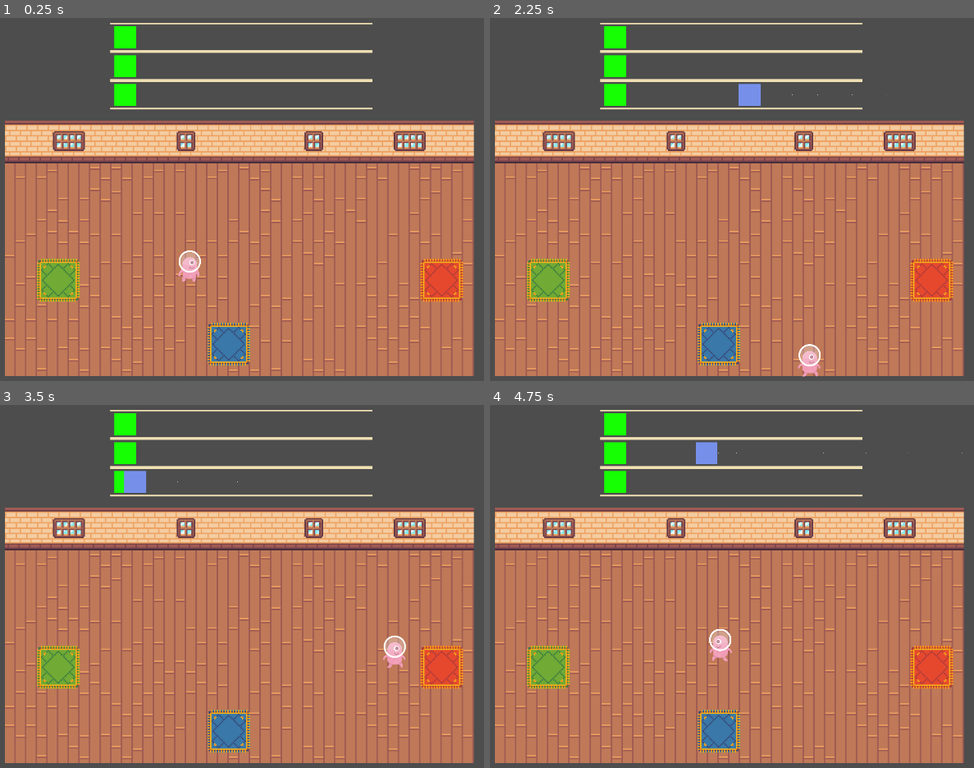
Above: before the commit, frames 1-4 (two rows, left to right).
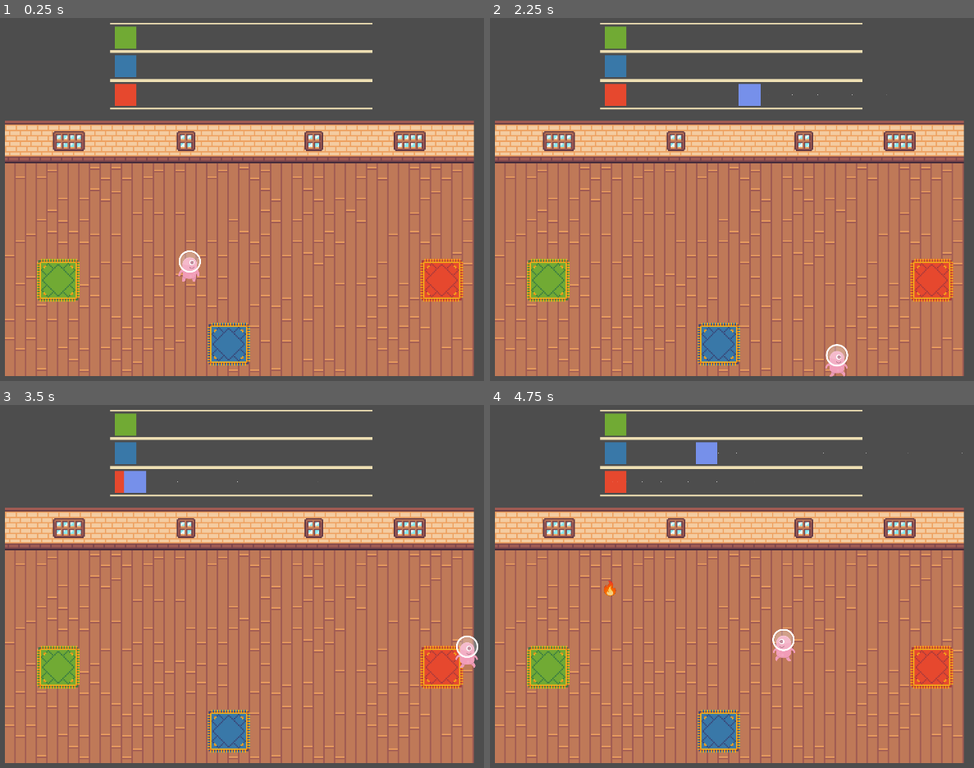
Above: after the commit, the same moments.

Repository: Zenika/gamejam-002-cook-ze-beat
Game: Godot game, scene res://scenes/game.tscn
The game is run twice, just before and just after one commit, with the same random seed, the same clock (stepped at 60 frames per second) and the same inputs. Sound files missing from this copy of the repository are replaced by a short silence.
Inputs:
- Up to frame 1 (0.25 s): no input
- Up to frame 2 (2.25 s): tap Enter at 0.5 s; hold Right (move_right) 0.53-1.28 s; tap Space (action) at 0.6, 1.35 s; hold Down (move_down) 1.28-2.03 s; hold Right (move_right) from 2.03 s (still down); hold Shift (sprint, bound only after the commit) from 2.03 s (still down)
- Up to frame 3 (3.5 s): tap Space (action) at 2.3, 2.85 s; release Right (move_right) at 2.78 s; release Shift (sprint, bound only after the commit) at 2.78 s; hold Up (move_up) from 2.78 s (still down)
- Up to frame 4 (4.75 s): release Up (move_up) at 3.53 s; hold Left (move_left) from 3.53 s (still down); tap Space (action) at 3.6, 4.55 s; tap Shift (sprint, bound only after the commit) at 4.35 s

The runs differ from the first frame. In frame 1, 0.9% of the frame differs, in the area x 23-29%, y 2-25%; in frame 2, 1.5%; in frame 3, 1.3%; in frame 4, 1.6%, in the area x 23-64%, y 2-71%.

Commit message:
feat: ajouté carrés de couleur

Diff:
--- a/project.godot
+++ b/project.godot
@@ -59,6 +59,7 @@
 sprint={
 "deadzone": 0.5,
 "events": [Object(InputEventJoypadButton,"resource_local_to_scene":false,"resource_name":"","device":-1,"button_index":10,"pressure":0.0,"pressed":false,"script":null)
+, Object(InputEventKey,"resource_local_to_scene":false,"resource_name":"","device":-1,"window_id":0,"alt_pressed":false,"shift_pressed":false,"ctrl_pressed":false,"meta_pressed":false,"pressed":false,"keycode":0,"physical_keycode":4194325,"key_label":0,"unicode":0,"echo":false,"script":null)
 ]
 }
 dash={
--- a/scenes/partition/note.tscn
+++ b/scenes/partition/note.tscn
@@ -32,7 +32,10 @@
 [node name="Timer" type="Timer" parent="."]
 
 [node name="Node2D" type="Node2D" parent="."]
+scale = Vector2(5, 5)
 
 [node name="Label" type="Label" parent="Node2D"]
-offset_right = 40.0
-offset_bottom = 23.0
+offset_left = -10.4784
+offset_top = -11.6173
+offset_right = 10.5216
+offset_bottom = 11.3827
--- a/scenes/partition/note_marker.tscn
+++ b/scenes/partition/note_marker.tscn
@@ -1,28 +1,11 @@
-[gd_scene load_steps=6 format=3 uid="uid://dwsen36xsre5b"]
+[gd_scene load_steps=3 format=3 uid="uid://dwsen36xsre5b"]
 
-[ext_resource type="Texture2D" uid="uid://dd6wqrccvgwn" path="res://Sprites/note_idle.png" id="1_1m685"]
-[ext_resource type="Texture2D" uid="uid://imth1id0axis" path="res://Sprites/note.png" id="1_b4nu7"]
 [ext_resource type="Script" path="res://scripts/NoteMarker.gd" id="1_jmc1j"]
-
-[sub_resource type="SpriteFrames" id="SpriteFrames_bv380"]
-animations = [{
-"frames": [{
-"duration": 1.0,
-"texture": ExtResource("1_1m685")
-}, {
-"duration": 1.0,
-"texture": ExtResource("1_b4nu7")
-}],
-"loop": true,
-"name": &"default",
-"speed": 5.0
-}]
 
 [sub_resource type="RectangleShape2D" id="RectangleShape2D_gor0v"]
 size = Vector2(100, 100)
 
-[node name="NoteMarker" type="AnimatedSprite2D"]
-sprite_frames = SubResource("SpriteFrames_bv380")
+[node name="NoteMarker" type="Sprite2D"]
 script = ExtResource("1_jmc1j")
 input = "h"
 
--- a/scenes/partition/partition.tscn
+++ b/scenes/partition/partition.tscn
@@ -1,9 +1,12 @@
-[gd_scene load_steps=5 format=3 uid="uid://dtl01y20872wp"]
+[gd_scene load_steps=8 format=3 uid="uid://dtl01y20872wp"]
 
 [ext_resource type="Script" path="res://scripts/partition.gd" id="1_v8fus"]
 [ext_resource type="PackedScene" uid="uid://dwsen36xsre5b" path="res://scenes/partition/note_marker.tscn" id="2_u0560"]
 [ext_resource type="PackedScene" uid="uid://bv2wynvy28cey" path="res://scenes/partition/conductor.tscn" id="3_uirvw"]
 [ext_resource type="Texture2D" uid="uid://dpbbqth82n285" path="res://Sprites/Road.png" id="4_quxc5"]
+[ext_resource type="Texture2D" uid="uid://cpbbob0ttfc1d" path="res://Sprites/notes_markers/blue.png" id="5_lcf4y"]
+[ext_resource type="Texture2D" uid="uid://dlyp1oteodl0p" path="res://Sprites/notes_markers/red.png" id="6_2uief"]
+[ext_resource type="Texture2D" uid="uid://d3j1h0nm2fi1t" path="res://Sprites/notes_markers/green.png" id="7_wp0wo"]
 
 [node name="Partition" type="Node2D"]
 script = ExtResource("1_v8fus")
@@ -27,5 +30,17 @@
 position = Vector2(619, 211)
 texture = ExtResource("4_quxc5")
 
+[node name="BlueSprite" type="Sprite2D" parent="."]
+position = Vector2(90, 212)
+texture = ExtResource("5_lcf4y")
+
+[node name="RedSprite" type="Sprite2D" parent="."]
+position = Vector2(90, 344)
+texture = ExtResource("6_2uief")
+
+[node name="GreenSprite" type="Sprite2D" parent="."]
+position = Vector2(90, 82)
+texture = ExtResource("7_wp0wo")
+
 [connection signal="beat" from="Conductor" to="." method="_on_Conductor_beat"]
 [connection signal="measure" from="Conductor" to="." method="_on_Conductor_measure"]
--- a/scripts/Note.gd
+++ b/scripts/Note.gd
@@ -44,7 +44,7 @@
 	$AnimatedSprite2D.visible = false
 	$Timer.start()
 	hit = true
-	$Node2D/Label.text = "BRAVO"
+	$Node2D/Label.text = "🔥"
 	$Node2D/Label.modulate = Color('f6d6bd')
 
 func _on_Timer_timeout():
--- a/scripts/NoteMarker.gd
+++ b/scripts/NoteMarker.gd
@@ -1,4 +1,4 @@
-extends AnimatedSprite2D
+extends Sprite2D
 
 var hit = false
 var current_note = null
--- a/scripts/player.gd
+++ b/scripts/player.gd
@@ -41,15 +41,12 @@
 
 	if currentAreaId != null:
 		if Input.is_action_just_pressed("action"):
-			print("it works!", currentAreaId)
 			playInstrument.emit(currentAreaId)
 
 
 func _on_sound_area_enter_sound_area(id):
-	print("in")
 	currentAreaId = id
 
 
 func _on_sound_area_exit_sound_area():
-	print("out")
 	currentAreaId = null
Binary file added: Sprites/notes_markers/blue.png
Not shown, added: Sprites/notes_markers/blue.png.import
Binary file added: Sprites/notes_markers/green.png
Not shown, added: Sprites/notes_markers/green.png.import
Binary file added: Sprites/notes_markers/red.png
Not shown, added: Sprites/notes_markers/red.png.import
